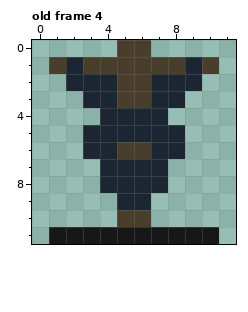
Pixel-art file -- art scratch/deco_armor_rack.aseprite. The picture above is the old version.
12x12 pixels, 4 frames. Colours within 5 levels of each other are drawn and written as one. Shown: old frame 4. The commit also changed other frames, which this record leaves out.
Now the later version:
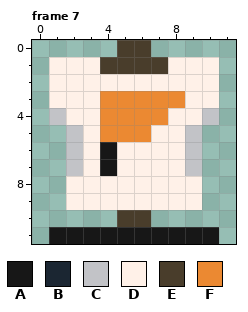
Palette (. is transparent): A #171717  B #1b2632  C #c2c3c7  D #fff1e8  E #493d2b  F #eb8932
A new or re-ordered frame is compared with the old frame closest to it.
The edit:
frames 4 -> 9
layer "t-shirt" added
--- frame 7 is new; against old frame 4, layer "t-shirt"
@@ x 0..11 @@
  0 .....EE.....
- 1 .EBEEEEEEBE.
- 2 ..BBBEEBBB..
- 3 ...BBEEBB...
- 4 ....BBBB....
- 5 ...BBBBBB...
- 6 ...BBEEBB...
- 7 ....BBBB....
- 8 ....BBBB....
- 9 .....BB.....
+ 1 .DDDEEEEDDD.
+ 2 .DDDDDDDDDD.
+ 3 .DDDFFFFFDD.
+ 4 .CDDFFFFDDC.
+ 5 ..CDFFFDDC..
+ 6 ..CDADDDDC..
+ 7 ..CDADDDDC..
+ 8 ..DDDDDDDD..
+ 9 ..DDDDDDDD..
 10 .....EE.....
